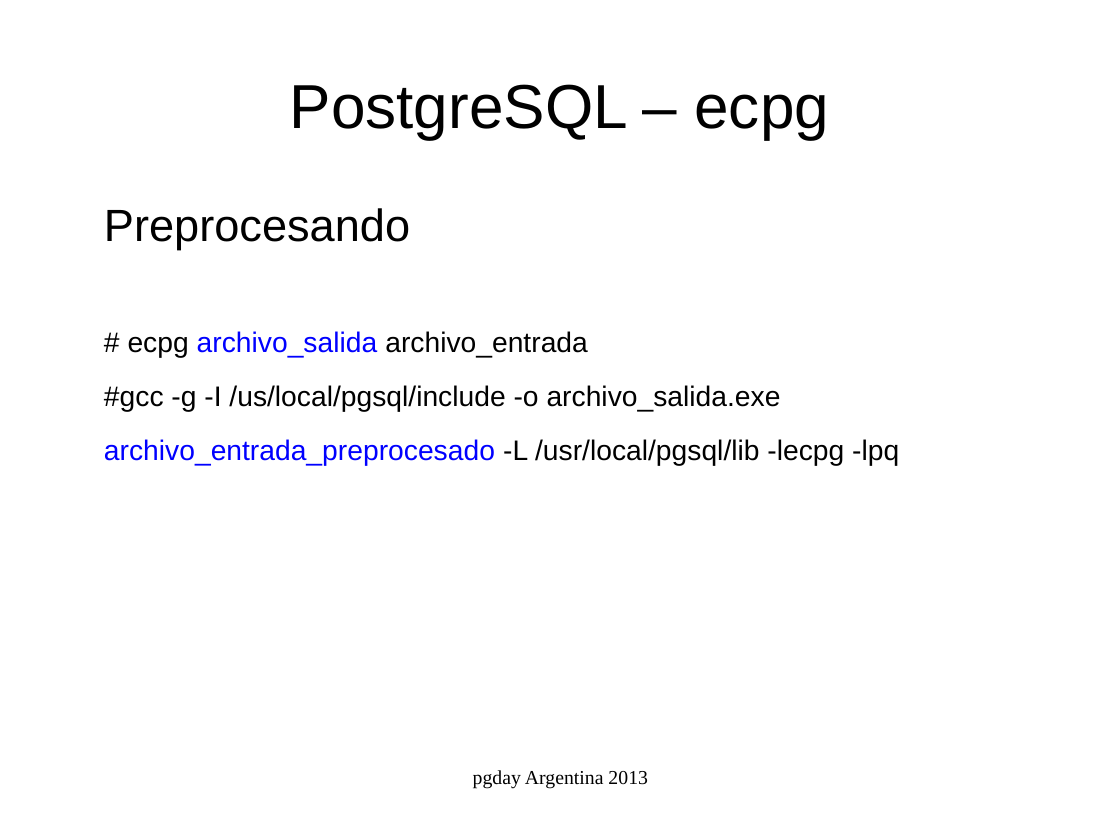
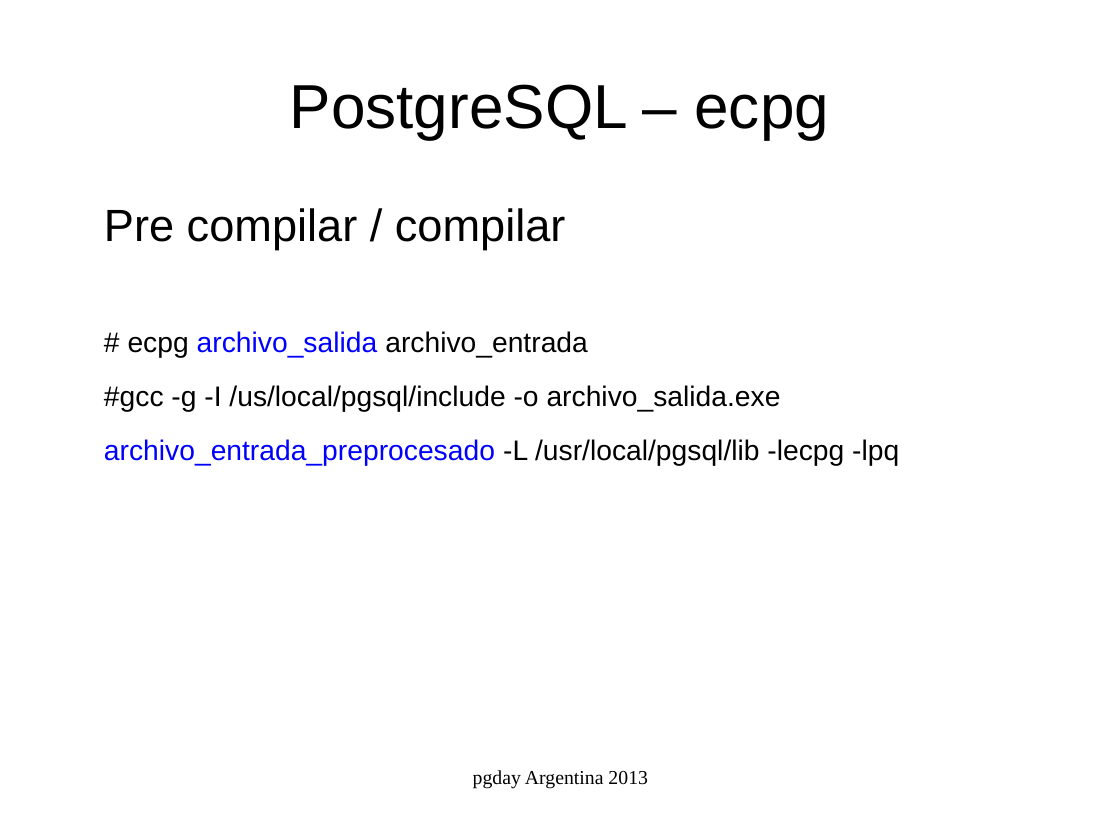
Before and after one commit to marcelorauldiaz/pgday_ecpg, a slide deck: slide 9 of ecpg.odp. Drawn at 1120x840 pixels with LibreOffice and Linux fonts; fonts in the diff are those of the drawing. Boxes give left, top, right and bottom in pixels: in the first picture for what was removed or moved away, otherwise in the second. Text is boxed around its words. In the diff, an @@ line names an element or a change of style, - is before the commit and + after.

```diff
--- a/ecpg.odp
+++ b/ecpg.odp
@@ text at (x1=104, y1=208, x2=566, y2=250): text changed @@
-Preprocesando
+Pre compilar / compilar
```
Also in this commit, not shown: 3 other slides changed.
